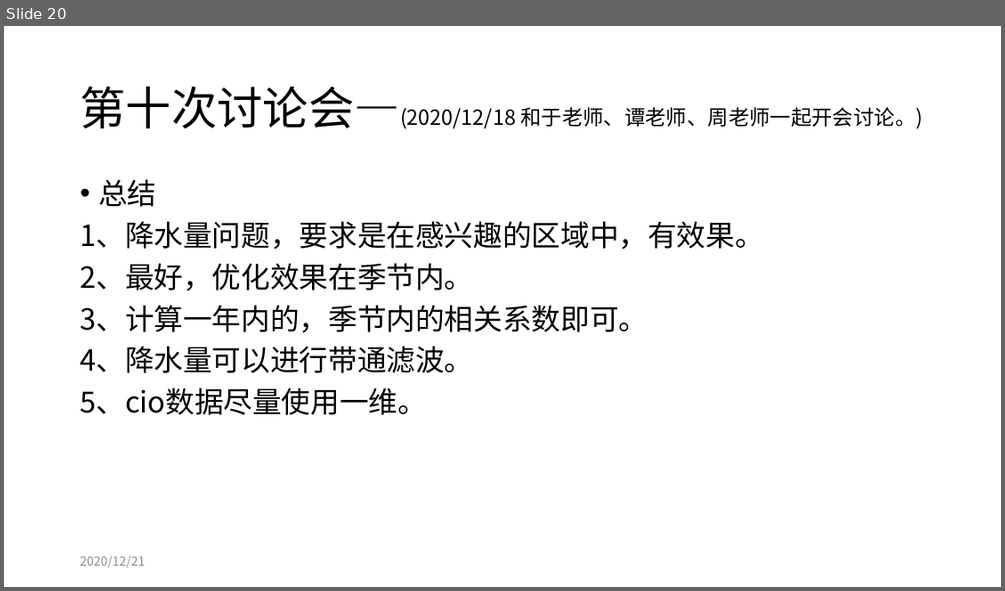
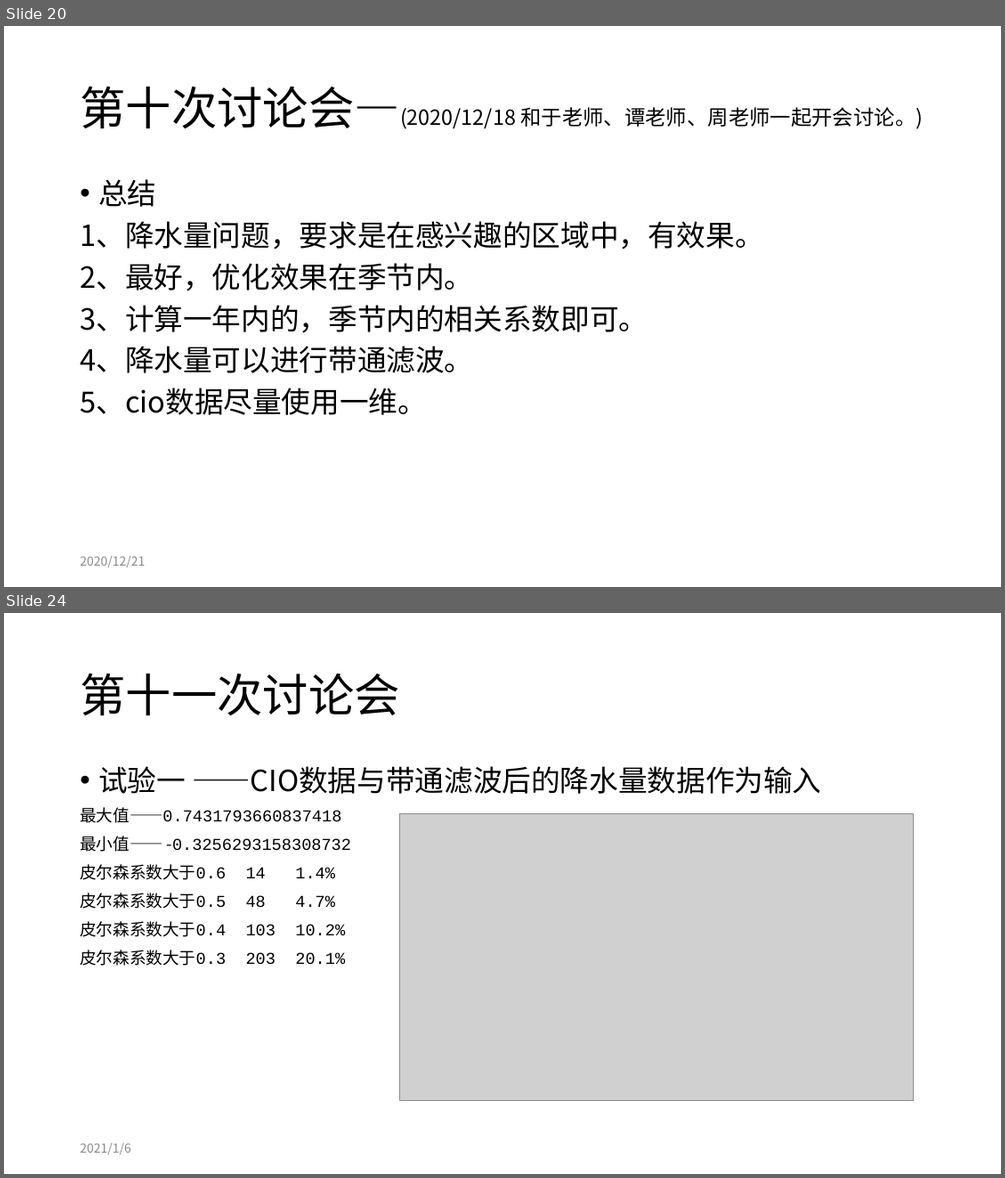
Before and after one commit to tureful/tureful.github.io, a slide deck: documents/workshop_summary.pptx. Shown one above the other, each under a label of ours: slide 20 before the commit, slides 20 and 24 after it; the slides between them are not shown. The pictures are 1005x591 and 1005x1178 pixels, drawn with LibreOffice and Linux fonts; fonts in the diff are those of the drawing; grey boxes stand for pictures. Boxes give left, top, right and bottom in pixels: in the first picture for what was removed or moved away, otherwise in the second. Text is boxed around its words. In the diff, an @@ line names an element or a change of style, - is before the commit and + after.

```diff
--- a/documents/workshop_summary.pptx
+++ b/documents/workshop_summary.pptx
@@ slide 24 added at bbox=[4, 613, 1001, 1174], background #FFFFFF @@
@@ title added at bbox=[80, 673, 399, 715], 44 pt, text #000000 @@
+第十一次讨论会
@@ text added at bbox=[80, 766, 822, 965], 16 pt, text #000000 @@
+• 试验一 ——CIO数据与带通滤波后的降水量数据作为输入
+最大值——0.7431793660837418
+最小值—— -0.3256293158308732
+皮尔森系数大于0.6 14 1.4%
+皮尔森系数大于0.5 48 4.7%
+皮尔森系数大于0.4 103 10.2%
+皮尔森系数大于0.3 203 20.1%
@@ picture added at bbox=[399, 813, 914, 1101] @@
@@ text added at bbox=[80, 1143, 131, 1154], 12 pt, text #8C8C8C @@
+2021/1/6
```
Also in this commit, not shown: 4 slides changed, 4 other slides added, 3 other files.
